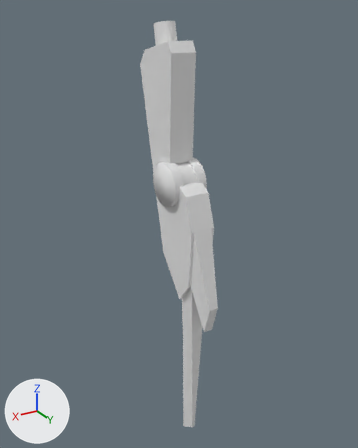
The Blender file SUI.blend, before and after one commit.
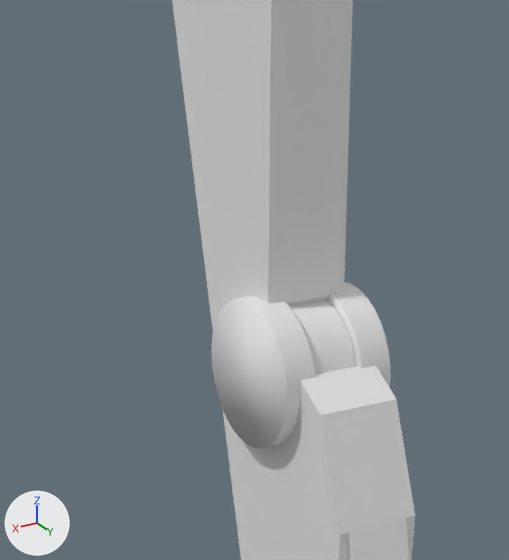
Each version appears first whole from a 50 mm camera at (2.0, 3.149, 3.628) aimed at (-0.029, -0.233, 1.937), and next in a close-up on the part from 25% to 68% of the width and 16% to 54% of the height. The axes (+X, +Y, +Z) are drawn at lower left. The lights are the same throughout.

In view in the first close-up: 'booster', 'calf', 'joint.001', 'joint.002', 'thighs'.
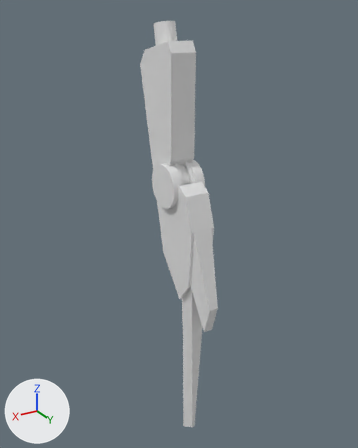
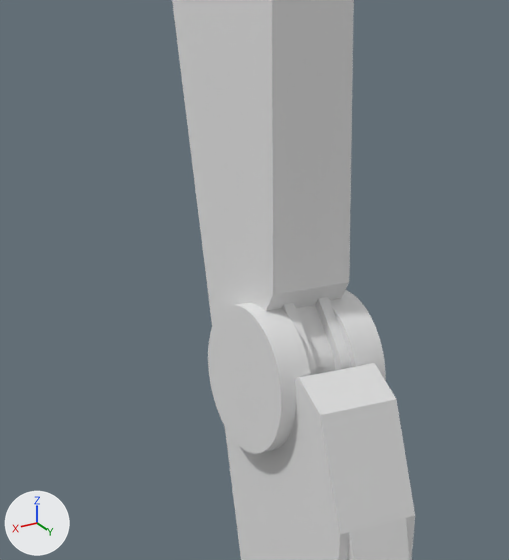
Commit message: [update] apply catmull

Pixel boxes [x1, y1, x2, y2] of what changed, in the close-ups (509 x 560 px; the box of a moved part takes in the faces that stretch with it):
```json
{"object": "thighs", "change": "reshaped", "before": [172, 0, 353, 330], "after": [172, 0, 354, 326]}
{"object": "joint.001", "change": "reshaped, moved, modifiers changed", "before": [211, 282, 391, 449], "after": [208, 290, 386, 454]}
{"object": "joint.002", "change": "reshaped, moved", "before": [290, 299, 357, 374], "after": [282, 297, 351, 375]}
{"part": 1, "of": "me_cylinder_001", "change": "moved or reshaped", "before": [290, 299, 355, 374], "after": [282, 299, 341, 374]}
{"part": 2, "of": "me_cylinder_001", "change": "shading changed", "before": [346, 330, 357, 367], "after": [284, 297, 351, 375]}
{"part": 3, "of": "me_cylinder", "change": "deleted", "before": [329, 282, 391, 388]}
{"part": 4, "of": "me_cylinder", "change": "deleted", "before": [237, 297, 316, 449]}
{"part": 5, "of": "me_cylinder", "change": "shading changed", "before": [211, 305, 281, 449], "after": [211, 305, 281, 449]}
```

Scene script edits in JSON lines:
```json
{"block": "me_cylinder_001", "where": "# used by ob_joint_002; location = (0.0, -0.178, 2.338); rotation_euler = (-1.571, 1.326, -1.571), in degrees (-90, 76, -90); scale = (0.183, 0.183, 0.183)"}
{"op": "remove", "block": "me_cylinder_001", "code": "me_cylinder_001.from_pydata(...)  # 128 vertices, 98 faces; spans x -0.9..0.9, y -0.9..0.9, z -0.34..0.34"}
{"op": "add", "block": "me_cylinder_001", "code": "me_cylinder_001.from_pydata(...)  # 102 vertices, 87 faces; spans x -1.08..0.9, y -0.65..0.9, z -0.34..0.34"}
{"block": "me_cylinder_001", "change": "me_cylinder_001 part 1"}
{"block": "me_cylinder_001", "change": "56 vertices are removed from x -0.9..0.64, y -0.9..0.34, z -0.34..0.34"}
{"block": "me_cylinder_001", "change": "66 faces are deleted"}
{"block": "me_cylinder_001", "change": "15 vertices in x -0.64..0.9, y -0.34..0.9, z -0.31 move by (0.0, 0.0, 0.12)"}
{"block": "me_cylinder_001", "change": "15 vertices in x -0.64..0.9, y -0.34..0.9, z 0.31 move by (0.0, 0.0, -0.12)"}
{"block": "me_cylinder_001", "change": "12 vertices move from x -0.83..0.75, y -0.64..0.5, z -0.34..0.34 to x -1.08..0.63, y -0.65..0.02, z -0.34..0.34"}
{"block": "me_cylinder_001", "change": "15 vertices are added at x -0.58..0.73, y -0.34..0.72, z -0.19"}
{"block": "me_cylinder_001", "change": "15 new vertices lie (0.0, 0.0, 0.38) away from vertices in x -0.58..0.73, y -0.34..0.72, z -0.19"}
{"block": "me_cylinder_001", "change": "55 new faces join them"}
{"block": "me_cylinder_001", "change": "me_cylinder_001 part 2: 32 kept faces spanning x -1.08..0.9, y -0.65..0.9, z -0.34..0.34 are now shaded flat"}
{"block": "me_cylinder", "where": "# used by ob_joint_001; location = (0.0, -0.178, 2.338); rotation_euler = (-1.571, 1.326, -1.571), in degrees (-90, 76, -90); scale = (0.183, 0.183, 0.183)"}
{"op": "remove", "block": "me_cylinder", "code": "me_cylinder.from_pydata(...)  # 256 vertices, 196 faces; spans x -1.0..1.0, y -1.0..1.0, z -0.8..0.8"}
{"op": "add", "block": "me_cylinder", "code": "me_cylinder.from_pydata(...)  # 128 vertices, 68 faces; spans x -1.0..1.0, y -1.0..1.0, z -0.8..0.8"}
{"block": "me_cylinder", "change": "me_cylinder part 3: 64 vertices removed from x -1.0..1.0, y -1.0..1.0, z -0.78..-0.37"}
{"block": "me_cylinder", "change": "me_cylinder part 4: 64 vertices removed from x -1.0..1.0, y -1.0..1.0, z 0.37..0.78"}
{"block": "me_cylinder", "change": "me_cylinder part 5: 4 kept faces spanning x -1.0..1.0, y -1.0..1.0, z -0.8..0.8 are now shaded flat"}
{"block": "me_cube", "where": "me_cube.from_pydata(...)  # 12 vertices, 8 faces; spans x -0.37..0.38, y -0.79..0.96, z -3.24..1.06"}
{"block": "me_cube", "where": "# used by ob_thighs; location = (0.0, -0.382, 3.111); rotation_euler = (0.0482, 0.0, 0.0), in degrees (2.8, 0, 0); scale = (0.288, 0.288, 0.288)"}
{"block": "me_cube", "change": "me_cube part 6"}
{"op": "set", "path": "me_cube.vertices[2].co", "old": "(-0.37, 0.73, -2.12)", "new": "(-0.37, 0.81, -2.01)", "note": "not seen -> pixel (349, 282)"}
{"op": "set", "path": "me_cube.vertices[6].co", "old": "(0.37, 0.73, -2.12)", "new": "(0.37, 0.81, -2.01)", "note": "not seen -> pixel (273, 294)"}
{"op": "set", "path": "ob_joint_002.location", "old": "(0.0, -0.178, 2.338)", "new": "(0.0, -0.198, 2.318)"}
{"op": "set", "path": "ob_joint_001.location", "old": "(0.0, -0.178, 2.338)", "new": "(0.0, -0.198, 2.318)"}
{"op": "add", "block": "ob_joint_001", "code": "_m = ob_joint_001.modifiers.new('Subsurf', 'SUBSURF')"}
{"op": "add", "block": "ob_joint_001", "code": "_m.levels = 3"}
```
